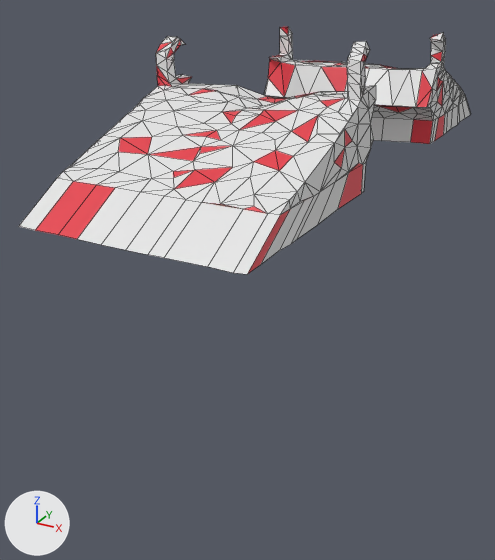
A saved change to the Blender file Assets/Models/Level/ruinedbridgebroken.blend.
Rendered twice from a camera (50 mm lens) standing at (6.61, -15.39, 3.31) and looking at (-1.0, -1.54, -3.62). Lighting does not change. The marker at lower left points along +X, +Y and +Z. Mesh edges are drawn as thin lines.

In view in the first picture: 'RuinedBridgeBrokenLeft', 'RuinedBridgeBrokenRight'.
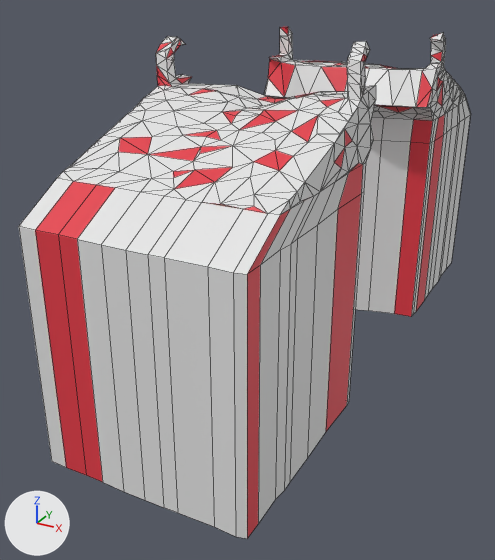
Changed parts and their boxes (x1, y1, x2, y2) in the pictures (495 x 560 px):
'RuinedBridgeBrokenRight', reshaped (111% taller)
    before: (19, 36, 376, 274)
    after: (19, 36, 376, 539)
'RuinedBridgeBrokenLeft', reshaped (147% taller)
    before: (264, 27, 471, 144)
    after: (264, 27, 471, 317)
part 1 of me_circle, added
    after: (19, 192, 363, 539)
part 2 of me_circle_001, built on
    after: (355, 114, 471, 317)

What the commit changed:
me_circle is used by ob_ruinedbridgebrokenright; location (0.0, 0.0, 0.0).
me_circle had 304 vertices, 538 faces and spanned x -2.45..2.3, y -7.46..-1.4, z -0.61..2.25.
me_circle now has 338 vertices, 572 faces and spans x -2.45..2.3, y -7.46..-1.4, z -5.61..2.25.
Part 1, on me_circle:
34 new vertices lie (0.0, 0.0, -5.0) away from vertices in x -2.28..2.23, y -7.46..-2.09, z -0.61..-0.6.
6 new faces join them, mat_material_002 (red #e73b48).
28 new faces join them, mat_material_001 (white #e7e7e7).
me_circle_001 is used by ob_ruinedbridgebrokenleft; location (0.0, 0.0, 0.0).
me_circle_001 had 325 vertices, 574 faces and spanned x -2.29..2.31, y 1.38..7.33, z -0.61..2.12.
me_circle_001 now has 362 vertices, 612 faces and spans x -2.29..2.31, y 1.38..7.33, z -5.61..2.12.
Part 2, on me_circle_001:
1 face is deleted.
37 new vertices lie (0.0, 0.0, -5.0) away from vertices in x -2.28..2.24, y 2.0..7.33, z -0.61..-0.6.
34 new faces join them, mat_material_001 (white #e7e7e7).
5 new faces join them, mat_material_002 (red #e73b48).
